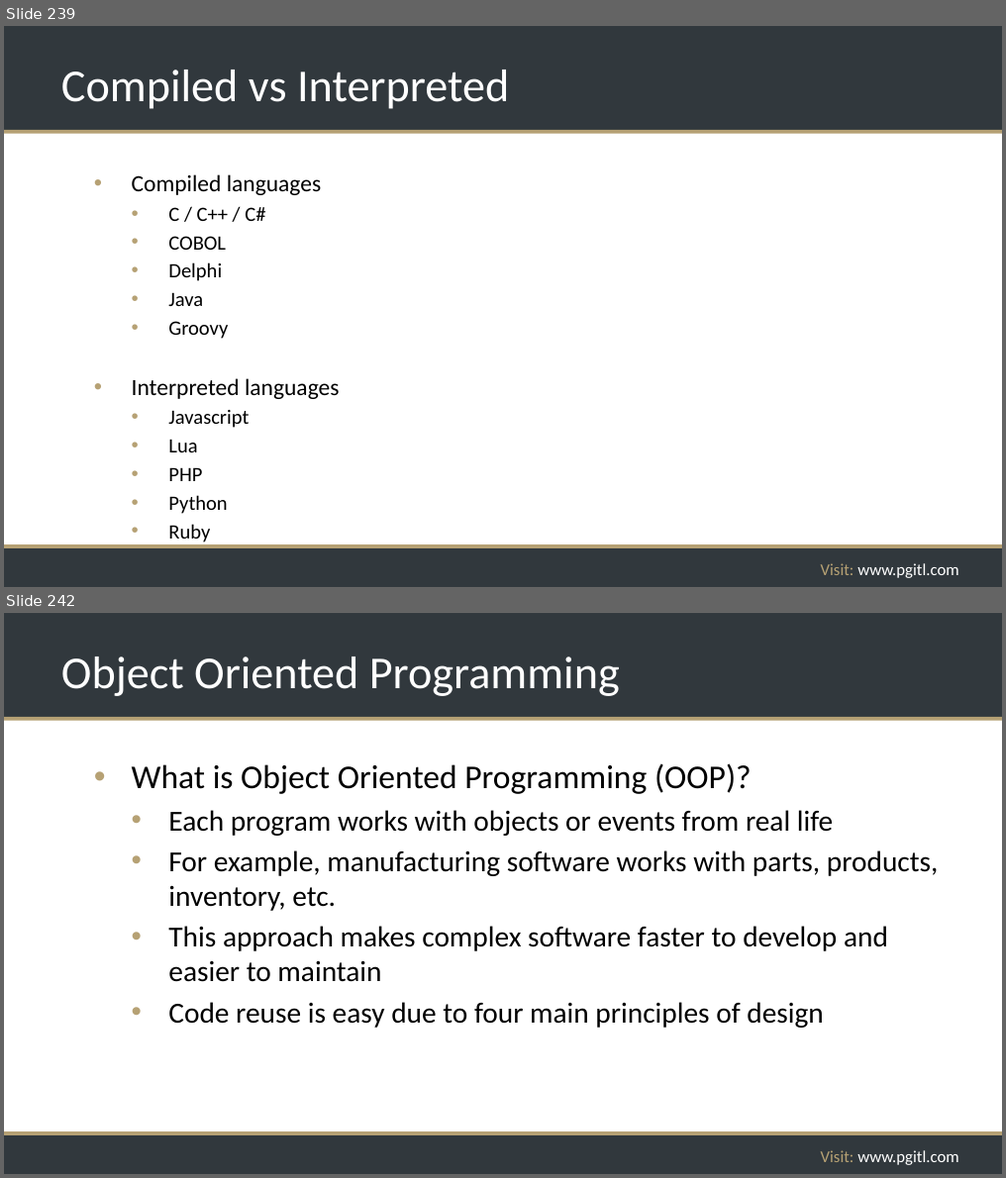
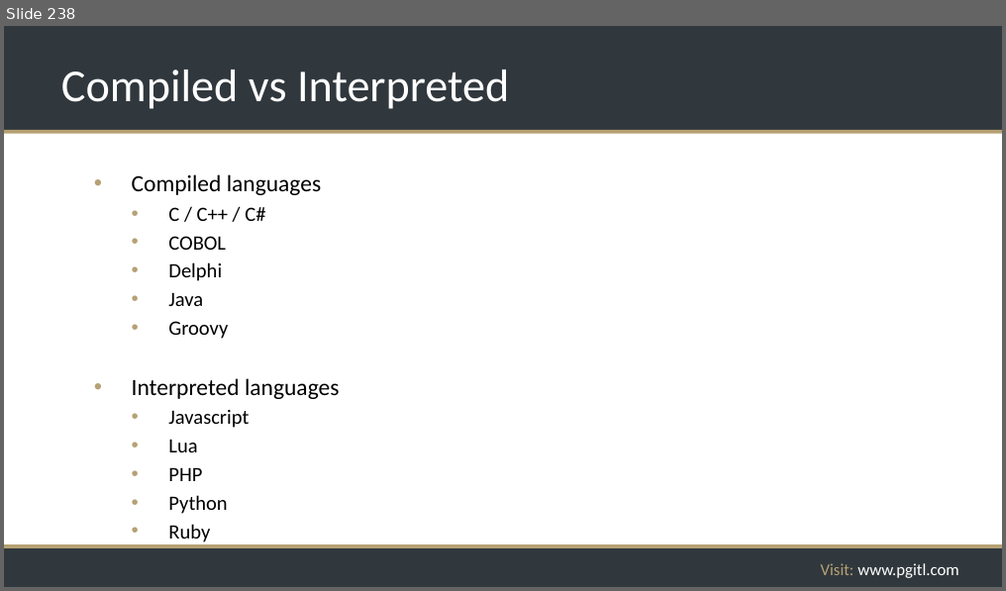
Before and after one commit to rikkouri/project-a, a slide deck: Programming Foundations.pptx. Shown one above the other, each under a label of ours: slides 239 and 242 before the commit, slide 238 after it; the slides between them are not shown. The pictures are 1006x1178 and 1006x591 pixels, drawn with LibreOffice and Linux fonts; fonts in the diff are those of the drawing; background and template pictures are left out. Boxes give left, top, right and bottom in pixels: in the first picture for what was removed or moved away, otherwise in the second. Text is boxed around its words. In the diff, an @@ line names an element or a change of style, - is before the commit and + after.

```diff
--- a/Programming Foundations.pptx
+++ b/Programming Foundations.pptx
@@ slide 242 removed at (x1=4, y1=613, x2=1002, y2=1174), background #FFFFFF; not listed: 5 template elements that a slide beside it also shows @@
@@ title removed at (x1=61, y1=657, x2=620, y2=696) @@
-Object Oriented Programming
@@ text removed at (x1=132, y1=763, x2=939, y2=1028) @@
-• What is Object Oriented Programming (OOP)?
-  • Each program works with objects or events from real life
-  • For example, manufacturing software works with parts, products, inventory, etc.
-  • This approach makes complex software faster to develop and easier to maintain
-  • Code reuse is easy due to four main principles of design
@@ what was slide 239 is now slide 238 @@
```
Also in this commit, not shown: 7 slides changed, 17 other slides removed.
